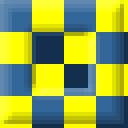
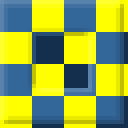
Revision of a layered (128, 128) image; what changed, layer by layer:
pixels changed over 0, 0, 124, 124 (layer not identified)
